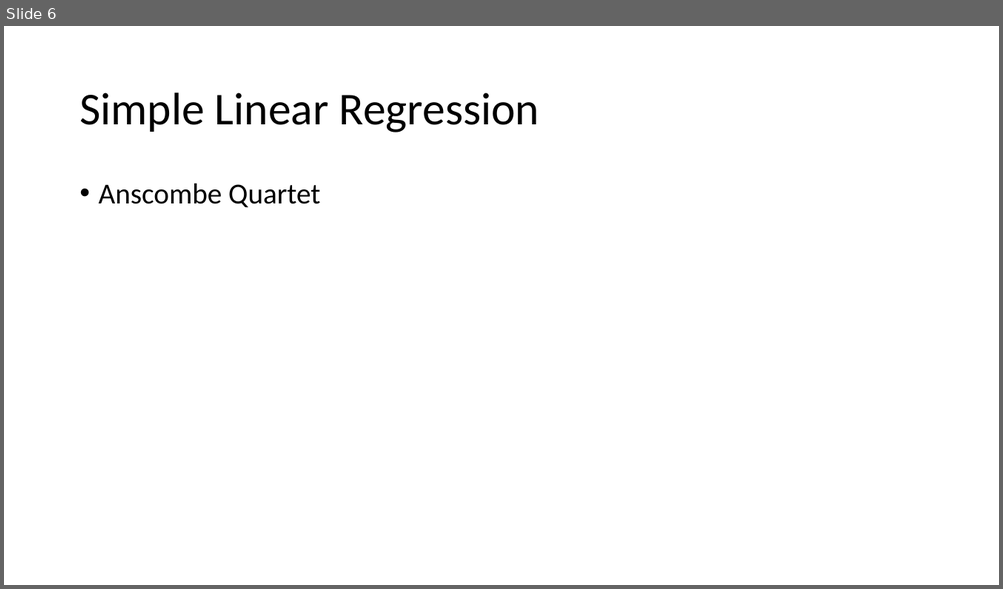
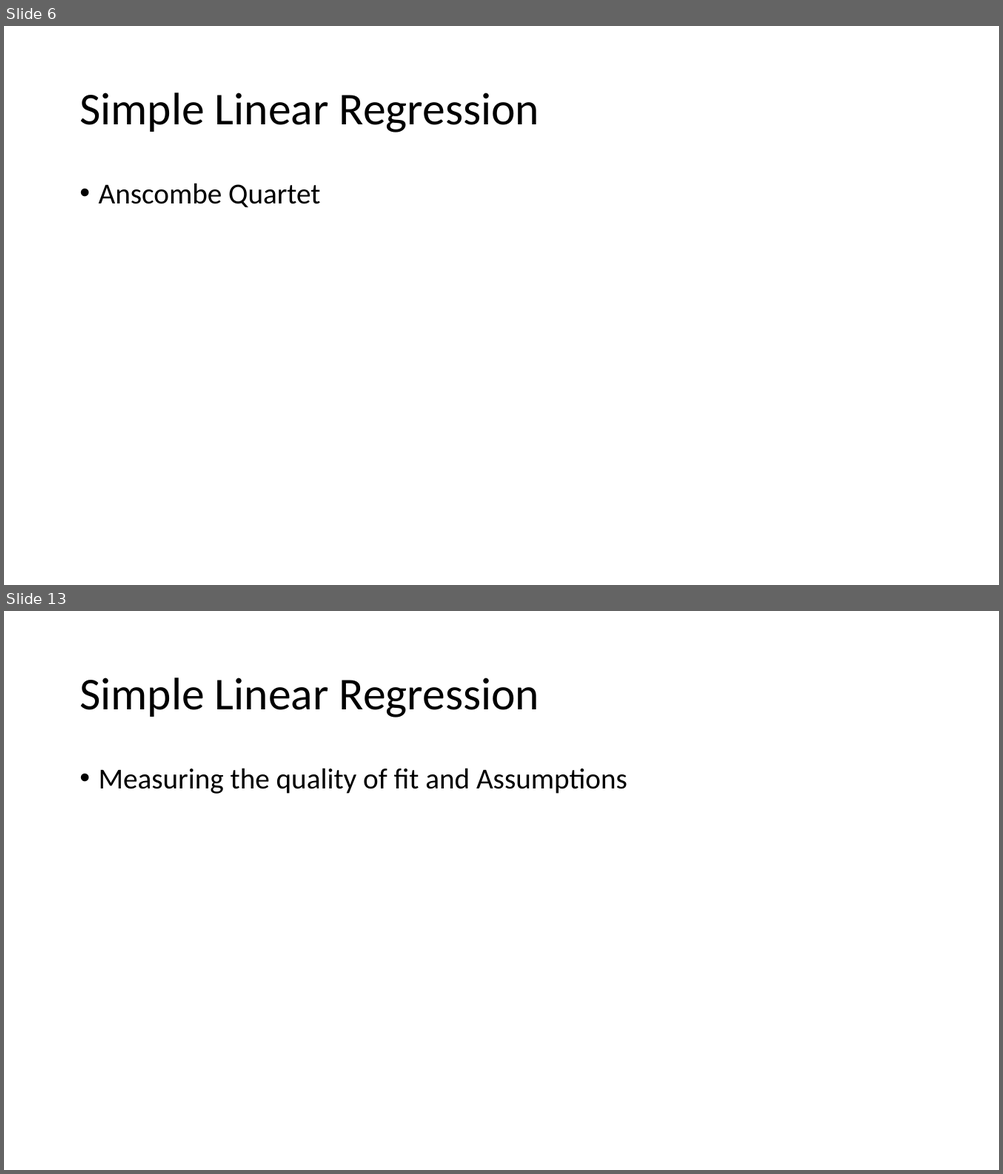
Before and after one commit to puneetjindal/r_python, a slide deck: acadgild/24-02-2017/Regression Analysis by example.pptx. Shown one above the other, each under a label of ours: slide 6 before the commit, slides 6 and 13 after it; the slides between them are not shown. The pictures are 1003x589 and 1003x1174 pixels, drawn with LibreOffice and Linux fonts; fonts in the diff are those of the drawing. Boxes give left, top, right and bottom in pixels: in the first picture for what was removed or moved away, otherwise in the second. Text is boxed around its words. In the diff, an @@ line names an element or a change of style, - is before the commit and + after.

Commit message:
Added sentiment analysis material and regression ppt

```diff
--- a/acadgild/24-02-2017/Regression Analysis by example.pptx
+++ b/acadgild/24-02-2017/Regression Analysis by example.pptx
@@ slide 13 added at box(4, 611, 999, 1170), background #FFFFFF @@
@@ title added at box(79, 678, 539, 718), 44 pt, text #000000 @@
+Simple Linear Regression
@@ text added at box(99, 768, 627, 794), 28 pt, text #000000 @@
+• Measuring the quality of fit and Assumptions
```
Also in this commit, not shown: 2 slides changed, 26 other slides added, 16 other files.
